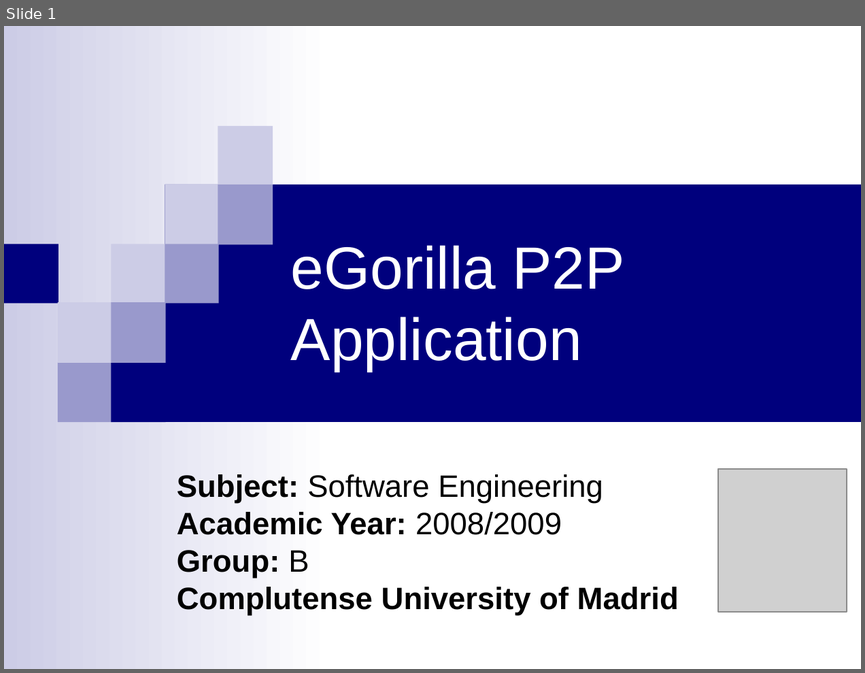
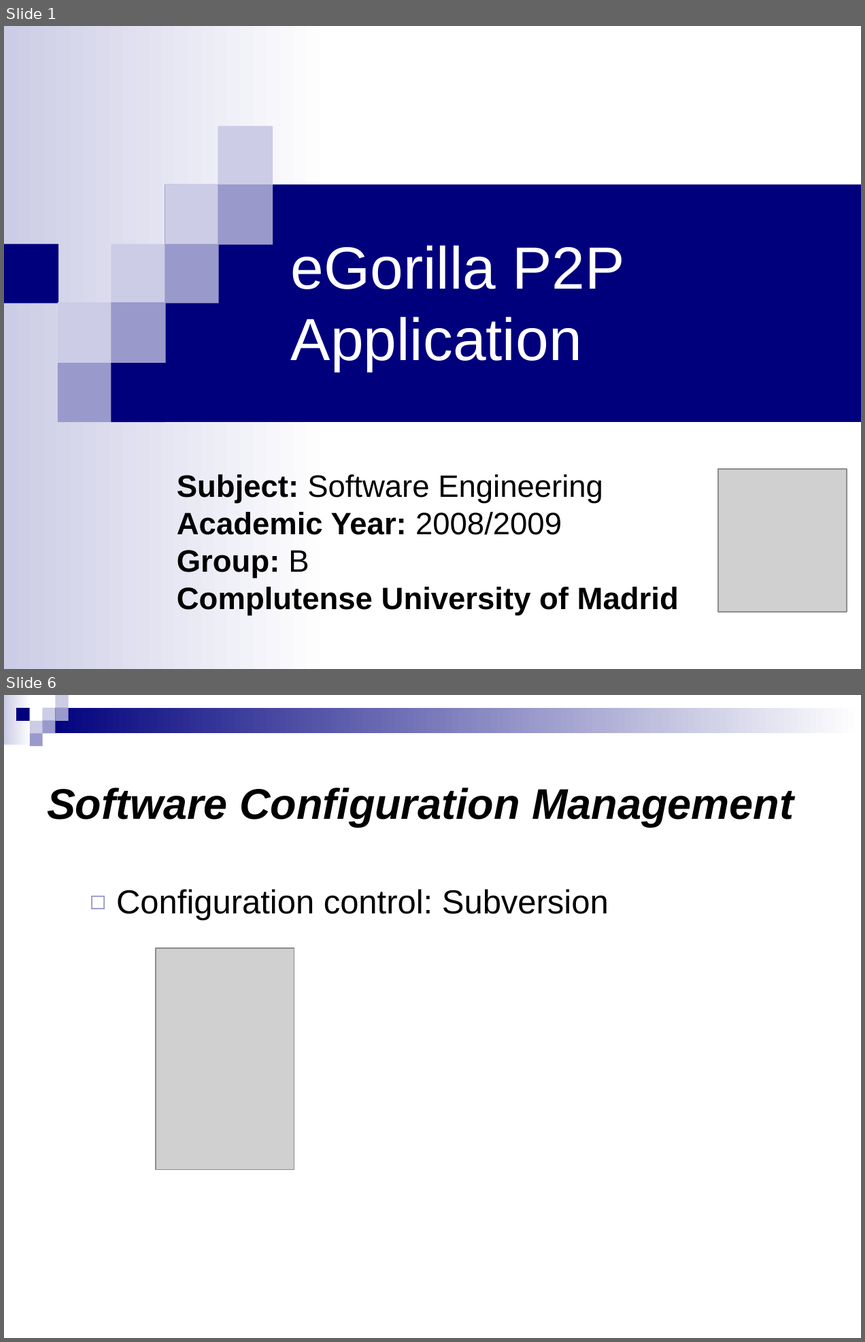
Before and after one commit to munsuri/egorilla, a slide deck: doc/PresentacionIS.ppt. Shown one above the other, each under a label of ours: slide 1 before the commit, slides 1 and 6 after it; the slides between them are not shown. The pictures are 865x673 and 865x1342 pixels, drawn with LibreOffice and Linux fonts; fonts in the diff are those of the drawing; grey boxes stand for pictures. Boxes give left, top, right and bottom in pixels: in the first picture for what was removed or moved away, otherwise in the second. Text is boxed around its words. In the diff, an @@ line names an element or a change of style, - is before the commit and + after.

```diff
--- a/doc/PresentacionIS.ppt
+++ b/doc/PresentacionIS.ppt
@@ slide 6 added at [4, 695, 861, 1338], background #FFFFFF @@
@@ group added at [4, 695, 861, 747]: 9 rectangles @@
@@ title added at [47, 787, 793, 827], 36 pt, text #000000, bold, italic @@
+Software Configuration Management
@@ text added at [116, 889, 609, 920], 28 pt, text #000000 @@
+  ◻ Configuration control: Subversion
@@ picture added at [156, 948, 294, 1169] @@
```
Also in this commit, not shown: 46 slides changed, 3 other slides added.
